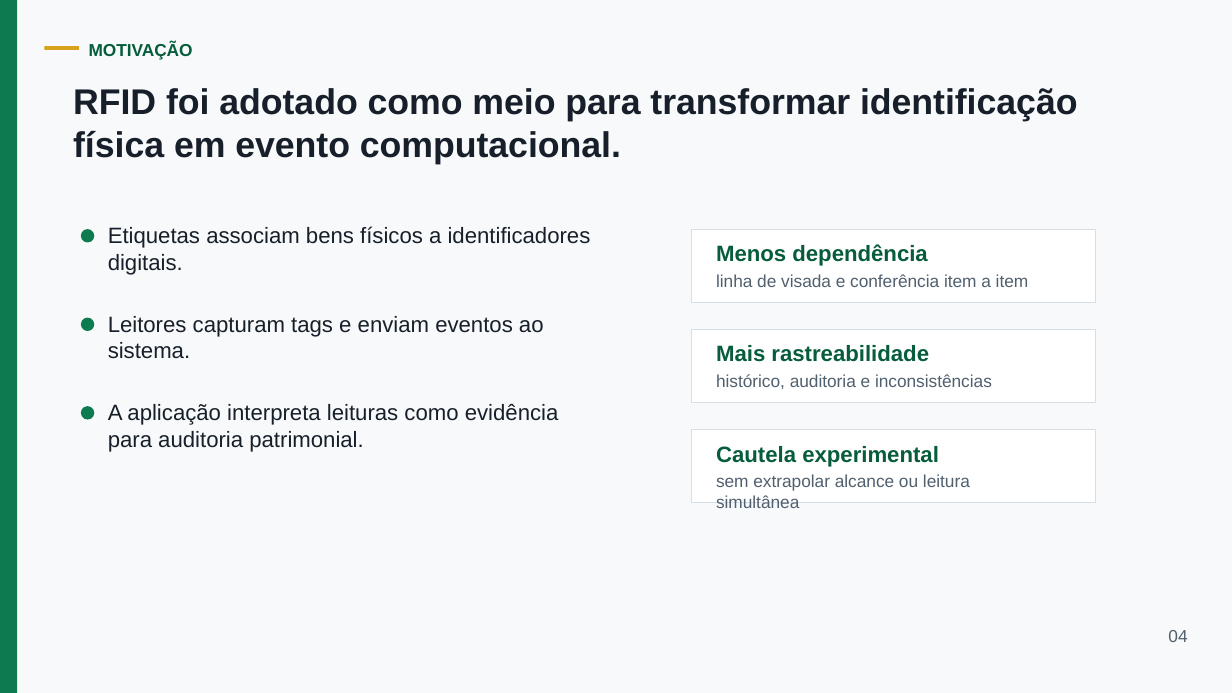
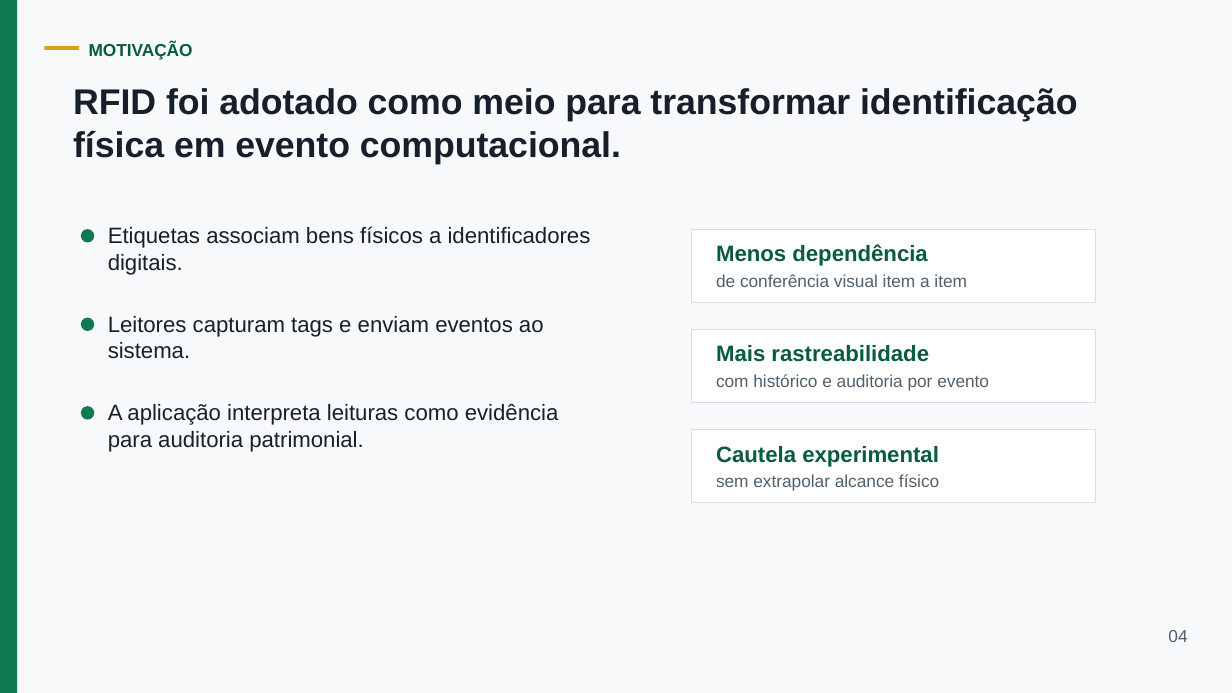
Before and after one commit to EzekLobo/InventoryRFID, a slide deck: slide 4 of docs/tcc/apresentacao-inventoryrfid-15min.pptx. Drawn at 1232x693 pixels with LibreOffice and Linux fonts; fonts in the diff are those of the drawing. Boxes give left, top, right and bottom in pixels: in the first picture for what was removed or moved away, otherwise in the second. Text is boxed around its words. In the diff, an @@ line names an element or a change of style, - is before the commit and + after.

Commit message:
docs(slides): revise defense presentation grammar

```diff
--- a/docs/tcc/apresentacao-inventoryrfid-15min.pptx
+++ b/docs/tcc/apresentacao-inventoryrfid-15min.pptx
@@ text at <box>716,274,967,287</box>: text changed @@
-linha de visada e conferência item a item
+de conferência visual item a item
@@ text at <box>716,374,989,391</box>: text changed @@
-histórico, auditoria e inconsistências
+com histórico e auditoria por evento
@@ text at <box>716,474,939,491</box>: text changed @@
-sem extrapolar alcance ou leitura simultânea
+sem extrapolar alcance físico
```
Also in this commit, not shown: 7 other slides changed, 28 other files.
